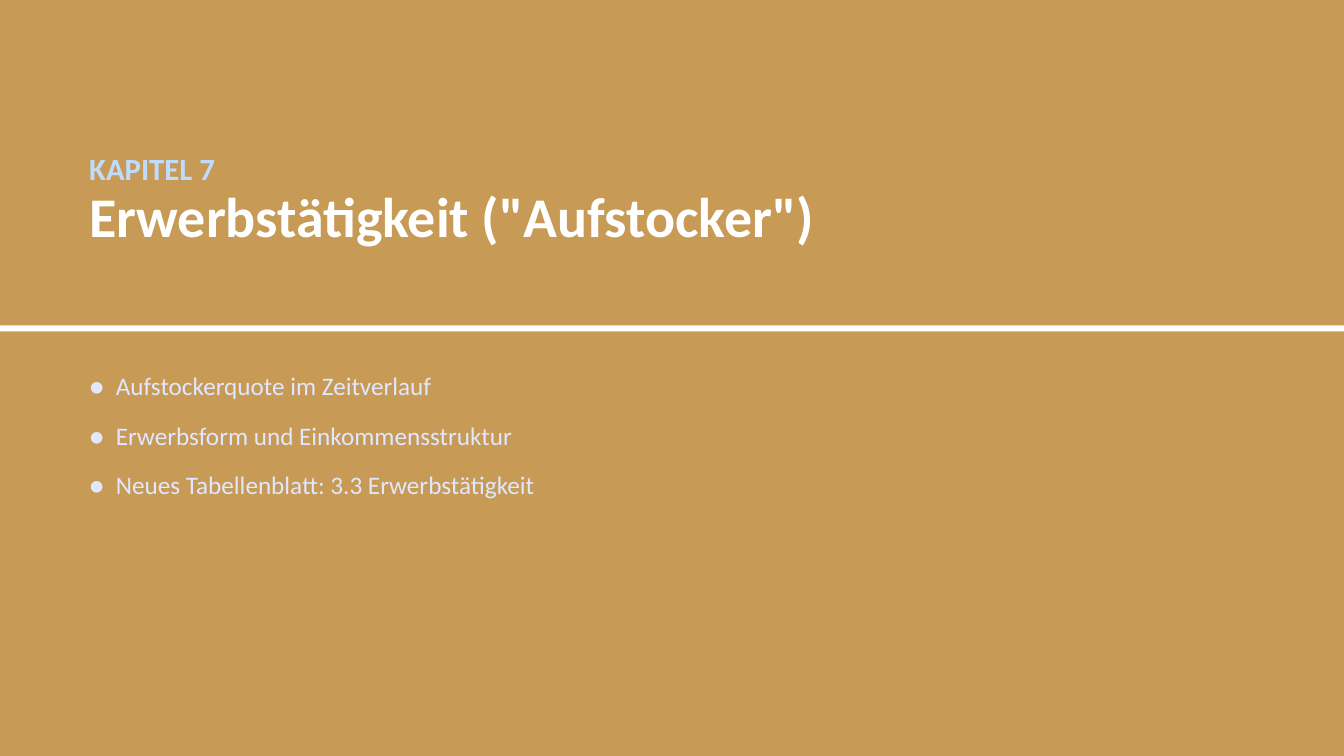
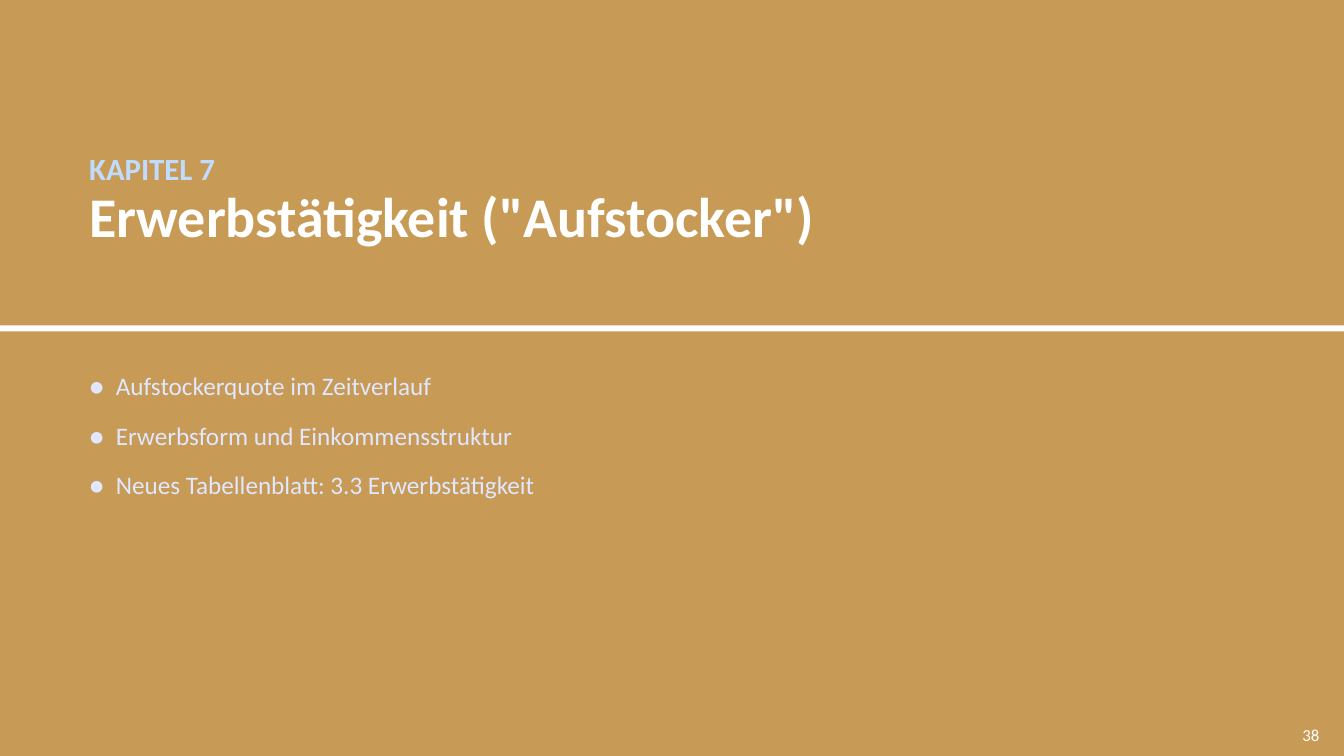
Before and after one commit to eufunk/arbeitsmarkt-regensburg, a slide deck: slide 38 of Docs/Projektpraesentation.pptx. Drawn at 1344x756 pixels with LibreOffice and Linux fonts; fonts in the diff are those of the drawing. Boxes give left, top, right and bottom in pixels: in the first picture for what was removed or moved away, otherwise in the second. Text is boxed around its words. In the diff, an @@ line names an element or a change of style, - is before the commit and + after.

```diff
--- a/Docs/Projektpraesentation.pptx
+++ b/Docs/Projektpraesentation.pptx
@@ page number added at (x1=1302, y1=729, x2=1319, y2=741), 12 pt, text #FFFFFF @@
+38
```
Also in this commit, not shown: 63 other slides changed, 20 slides added, 1 slide removed, 28 other files.
